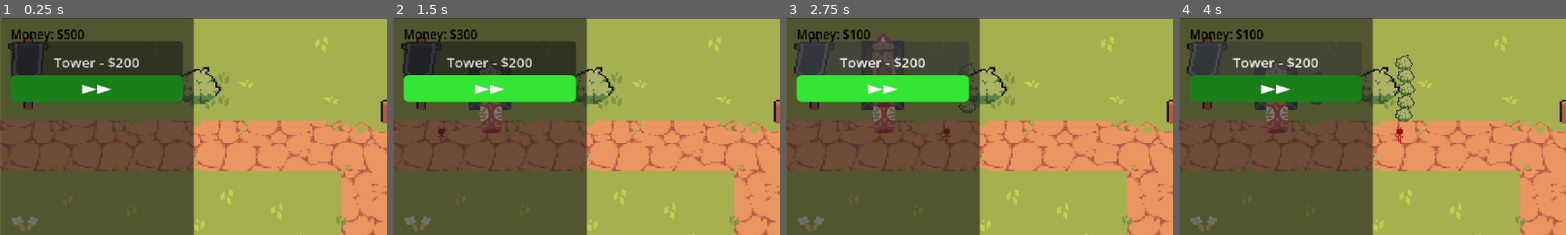
Above: before the commit, frames 1-4 (left to right).
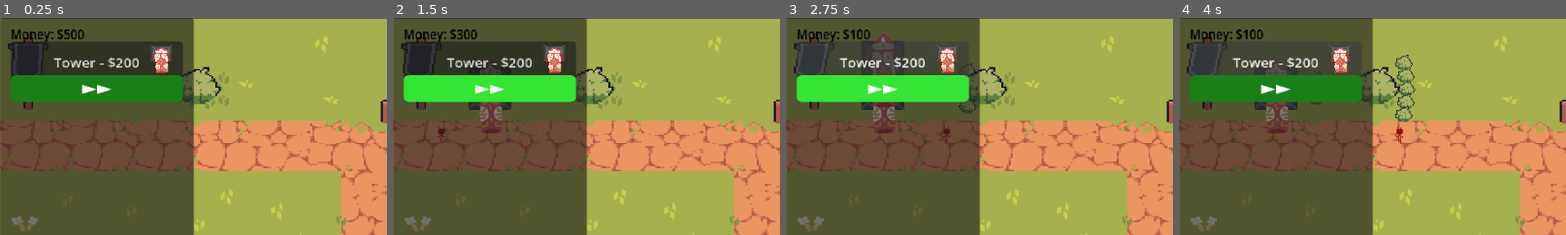
Above: after the commit, the same moments.

Repository: Matthewfrogman/Battle_towers
Game: Godot game, scene res://scenes/world_root.tscn
Same seed, same stepped clock (60 frames per second), same inputs: the game is played once before the commit and once after it.
Inputs:
- Up to frame 1 (0.25 s): no input
- Up to frame 2 (1.5 s): click "Tower - $200" at 0.5 s; click "▶▶" at 1.25 s
- Up to frame 3 (2.75 s): click "Tower - $200" at 2 s
- Up to frame 4 (4 s): click "▶▶" at 2.75 s; click "Tower - $200" at 3.5 s
The pictures show only the part of the screen within x 0-50%, y 0-50%; the shares and areas given below are measured in that part.

The runs differ from the first frame. In frame 1, 0.6% of the frame differs, in the area x 38-45%, y 12-26%; in frame 2, 0.6%; in frame 3, 0.5%; in frame 4, 0.5%.

Commit message:
Added tower icon to buy button

Diff:
--- a/Towers/Bullets/bullet.gd
+++ b/Towers/Bullets/bullet.gd
@@ -1,7 +1,7 @@
 class_name Bullet extends Area2D
 
 var move: Vector2
-var damage: int = 51
+var damage: int
 
 func _ready() -> void:
 	#print("test")
--- a/scenes/shop.tscn
+++ b/scenes/shop.tscn
@@ -1,6 +1,8 @@
 [gd_scene format=3 uid="uid://7c5fgd6cuy2o"]
 
 [ext_resource type="Script" uid="uid://1ab0bg0ycdun" path="res://scenes/shop.gd" id="1_lx5au"]
+[ext_resource type="Texture2D" uid="uid://dnufllpevmtkr" path="res://Towers/Images/Firecracker_Base.png" id="2_1l46r"]
+[ext_resource type="Texture2D" uid="uid://fqy2ybb60teh" path="res://Towers/Images/Firecracker_Cannon.png" id="3_032fp"]
 
 [node name="CanvasLayer" type="CanvasLayer" unique_id=444425766]
 script = ExtResource("1_lx5au")
@@ -31,4 +33,14 @@
 scale = Vector2(1, 1.56)
 text = "Tower- $200"
 
+[node name="Sprite2D" type="Sprite2D" parent="Panel" unique_id=704301060]
+position = Vector2(150.0625, 52.726563)
+scale = Vector2(0.30859378, 0.3664551)
+texture = ExtResource("2_1l46r")
+
+[node name="Sprite2D2" type="Sprite2D" parent="Panel" unique_id=2052660228]
+position = Vector2(150.06248, 64.72656)
+scale = Vector2(0.35351563, 0.35351563)
+texture = ExtResource("3_032fp")
+
 [connection signal="pressed" from="Panel/BuyTowerBtn" to="." method="_on_buy_tower_btn_pressed"]
